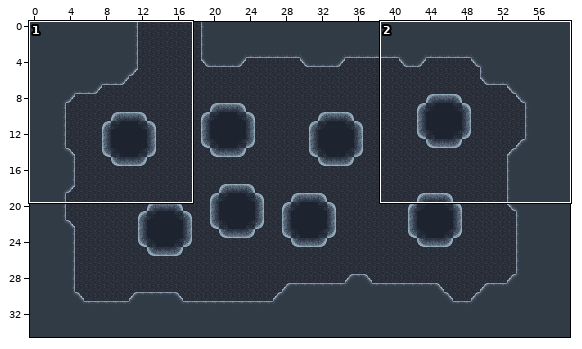
Tiled map, stored at assets/map/level03.tmx. The first picture is a wide view before the edit; the outline marks the close-up.
Close-up. Old version:
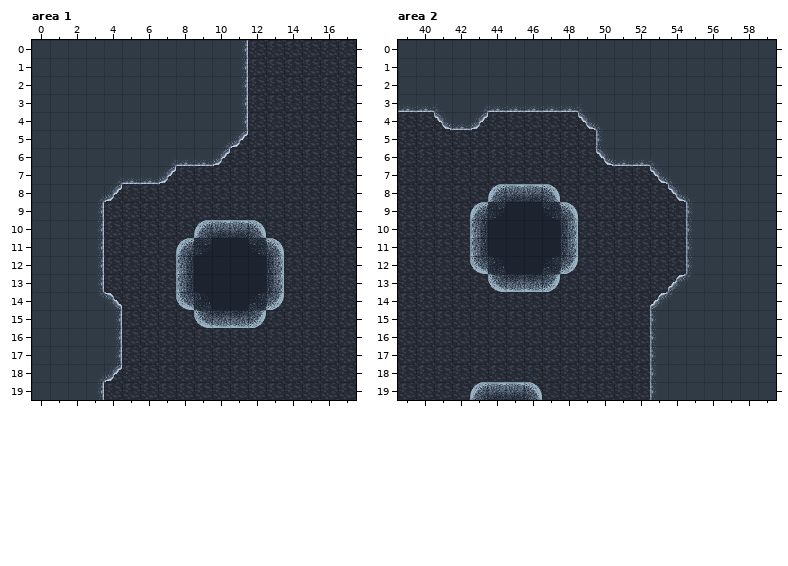
Cells are 32x32 px. Shown: area 1 x 0..17, y 0..19; area 2 x 39..59, y 0..19. The commit also changed other parts of the map, which this record leaves out.
The result:
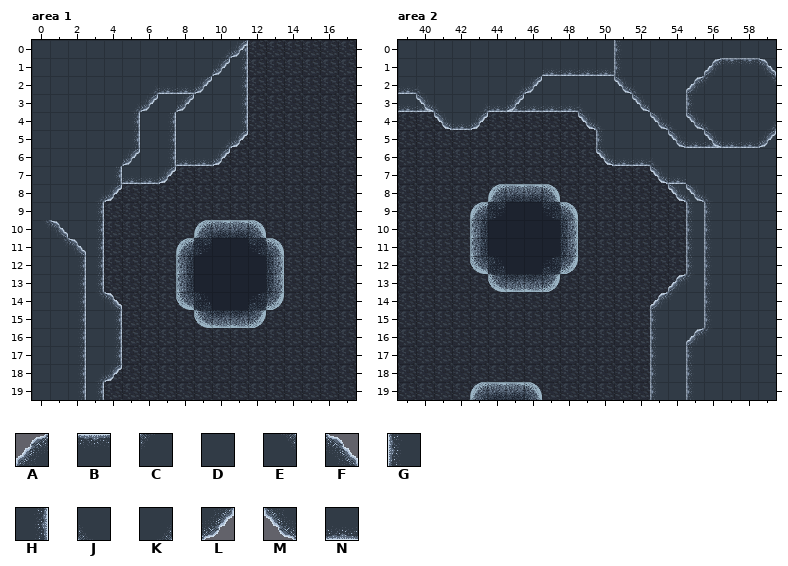
Key: from "slopes": A 11, B 12, C 20, D 21, E 23, F 24, G 28, H 33, J 38, K 41, L 42, M 47, N 48.
_ is an empty cell.
Tiles of an added or newly shown layer are drawn over the layers below it.
Changes in this commit:
Layer "forground" (added), area 1:
y 0: x 10..11 __ -> KL
y 1: x 10 _ -> L
y 2: x 6..9 ____ -> KNNL
y 3: x 5..6 __ -> KL; x 8 _ -> L
y 4..5: x 5 _ -> H; x 7 _ -> H
y 6: x 5 _ -> L; x 7 _ -> H
y 7: x 4 _ -> H
y 10: x 0..1 __ -> EF
y 11: x 1..2 __ -> EF
y 12..19: x 2 _ -> H
Layer "background", area 2:
y 5: x 56 D -> N
Layer "forground" (added), area 2:
y 0: x 51 _ -> G
y 1: x 47..51 _____ -> NNNNG; x 56..59 ____ -> ABBF
y 2: x 39..40 __ -> NJ; x 45..46 __ -> KL; x 51..52 __ -> MJ; x 55..56 __ -> AC; x 59 _ -> E
y 3: x 40 _ -> M; x 45 _ -> L; x 52 _ -> M; x 55 _ -> G
y 4: x 53..56 ____ -> MJMJ; x 59 _ -> K
y 5: x 54..59 ______ -> MNMNNL
y 7: x 54 _ -> N
y 8: x 55..56 __ -> MJ
y 9..15: x 56 _ -> G
y 16: x 55..56 __ -> AC
y 17..19: x 55 _ -> G
